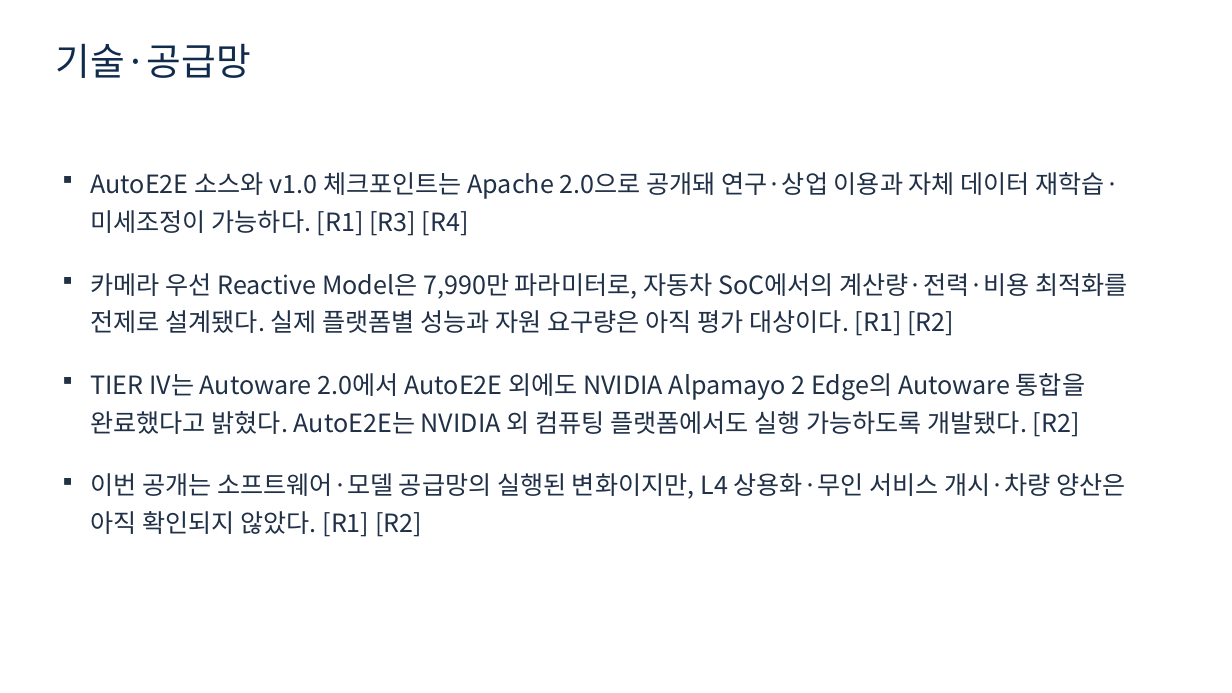
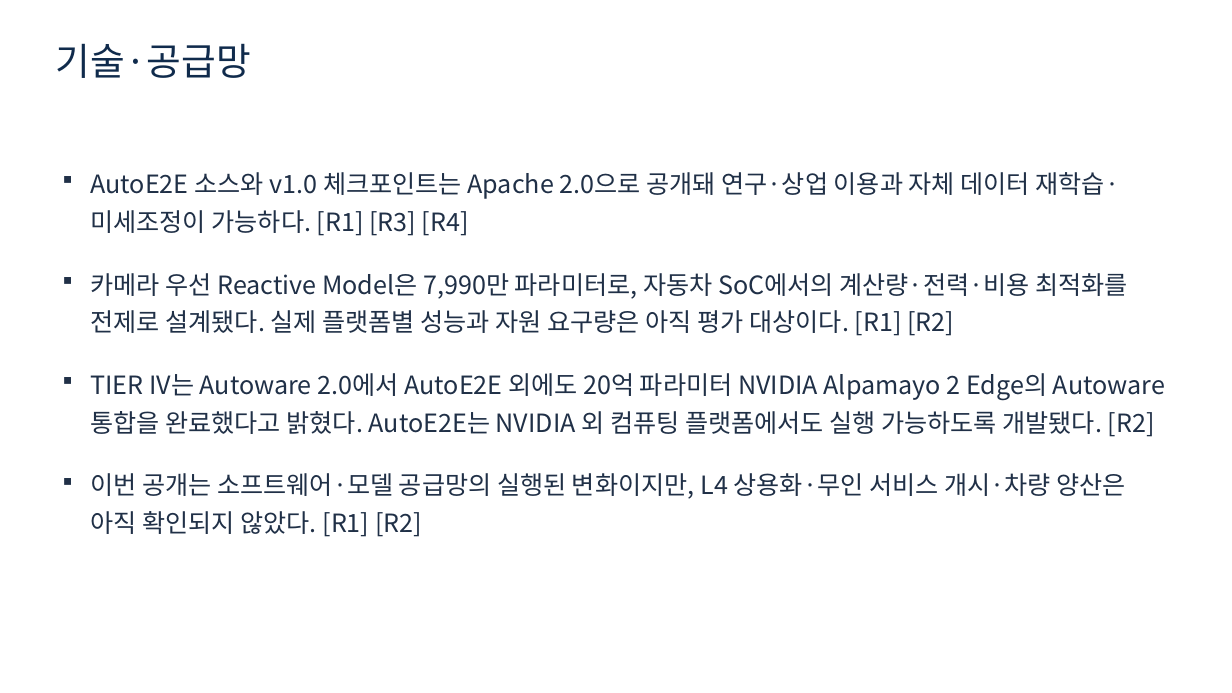
Before and after one commit to graycoral/DailyReportAnalysis, a slide deck: slide 9 of data/reports/2026-11-12/autonomous_driving_daily_2026-11-12.pptx. Drawn at 1232x693 pixels with LibreOffice and Linux fonts; fonts in the diff are those of the drawing. Boxes give left, top, right and bottom in pixels: in the first picture for what was removed or moved away, otherwise in the second. Text is boxed around its words. In the diff, an @@ line names an element or a change of style, - is before the commit and + after.

```diff
--- a/data/reports/2026-11-12/autonomous_driving_daily_2026-11-12.pptx
+++ b/data/reports/2026-11-12/autonomous_driving_daily_2026-11-12.pptx
@@ text at (90,373,1165,437): text changed @@
-TIER IV는 Autoware 2.0에서 AutoE2E 외에도 NVIDIA Alpamayo 2 Edge의 Autoware 통합을 완료했다고 밝혔다. AutoE2E는 NVIDIA 외 컴퓨팅 플랫폼에서도 실행 가능하도록 개발됐다. [R2]
+TIER IV는 Autoware 2.0에서 AutoE2E 외에도 20억 파라미터 NVIDIA Alpamayo 2 Edge의 Autoware 통합을 완료했다고 밝혔다. AutoE2E는 NVIDIA 외 컴퓨팅 플랫폼에서도 실행 가능하도록 개발됐다. [R2]
```
Also in this commit, not shown: 1 other file.
